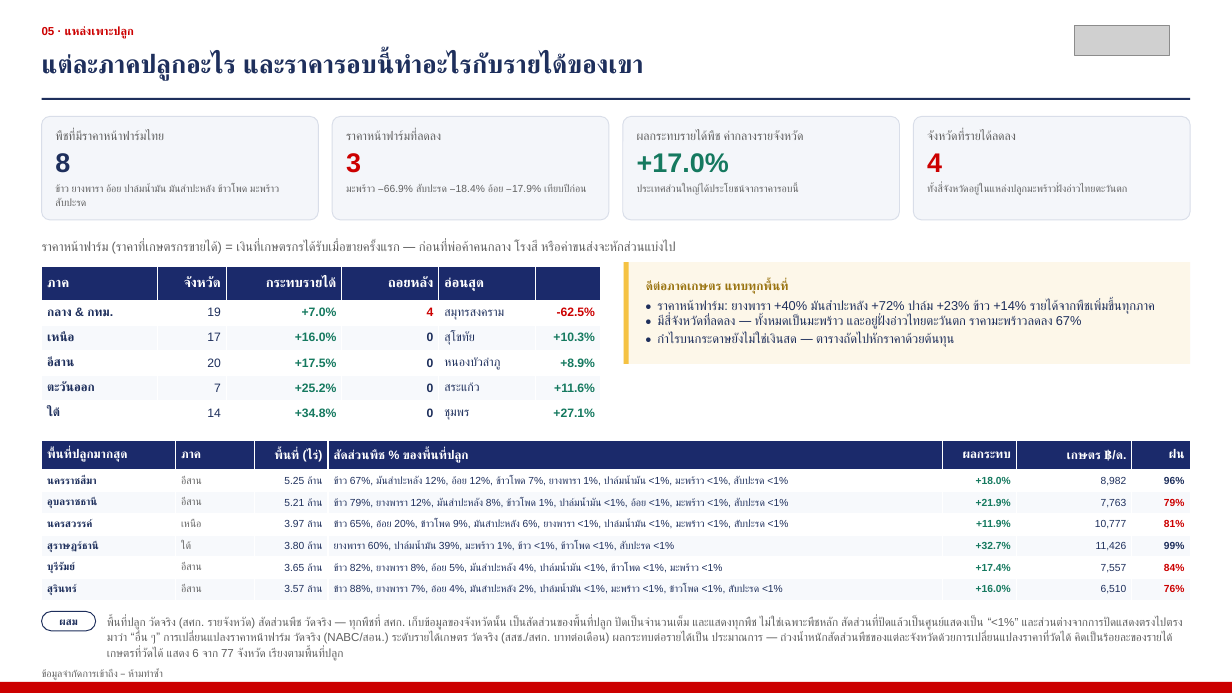
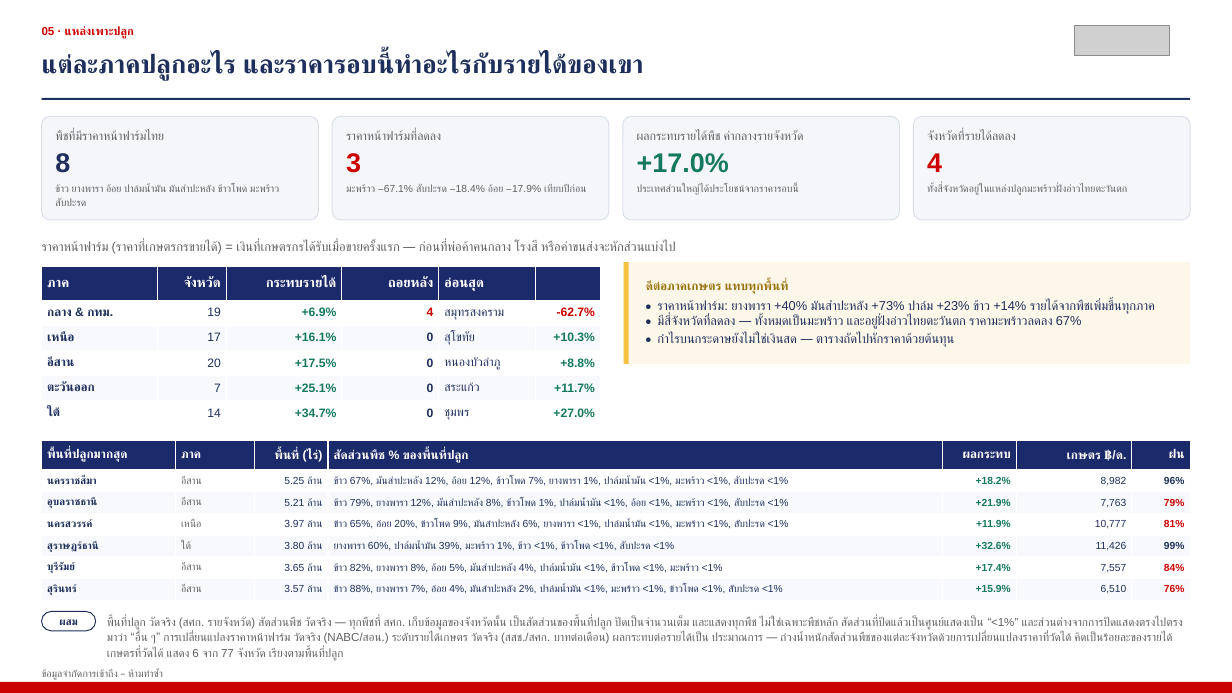
Before and after one commit to kaustavb2101/competitive-intel, a slide deck: slide 7 of docs/decks/mcom-2026-08-05-macro-TH.pptx. Drawn at 1232x693 pixels with LibreOffice and Linux fonts; fonts in the diff are those of the drawing; grey boxes stand for pictures. Boxes give left, top, right and bottom in pixels: in the first picture for what was removed or moved away, otherwise in the second. Text is boxed around its words. In the diff, an @@ line names an element or a change of style, - is before the commit and + after.

```diff
--- a/docs/decks/mcom-2026-08-05-macro-TH.pptx
+++ b/docs/decks/mcom-2026-08-05-macro-TH.pptx
@@ text at bbox=[346, 184, 587, 192]: text changed @@
-มะพร้าว −66.9% สับปะรด −18.4% อ้อย −17.9% เทียบปีก่อน
+มะพร้าว −67.1% สับปะรด −18.4% อ้อย −17.9% เทียบปีก่อน
@@ table at bbox=[42, 267, 601, 488] @@
-row 2, column 3: +7.0%
+row 2, column 3: +6.9%
-row 2, column 6: -62.5%
+row 2, column 6: -62.7%
-row 3, column 3: +16.0%
+row 3, column 3: +16.1%
-row 4, column 6: +8.9%
+row 4, column 6: +8.8%
-row 5, column 3: +25.2%
+row 5, column 3: +25.1%
-row 5, column 6: +11.6%
+row 5, column 6: +11.7%
-row 6, column 3: +34.8%
+row 6, column 3: +34.7%
-row 6, column 6: +27.1%
+row 6, column 6: +27.0%
@@ text at bbox=[657, 300, 1155, 347]: text changed @@
-• ราคาหน้าฟาร์ม: ยางพารา +40% มันสำปะหลัง +72% ปาล์ม +23% ข้าว +14% รายได้จากพืชเพิ่มขึ้นทุกภาค
-• มีสี่จังหวัดที่ลดลง — ทั้งหมดเป็นมะพร้าว และอยู่ฝั่งอ่าวไทยตะวันตก ราคามะพร้าวลดลง 67%
-• กำไรบนกระดาษยังไม่ใช่เงินสด — ตารางถัดไปหักราคาด้วยต้นทุน
+• ราคาหน้าฟาร์ม: ยางพารา +40% มันสำปะหลัง +73% ปาล์ม +23% ข้าว +14% รายได้จากพืชเพิ่มขึ้นทุกภาค
+• มีสี่จังหวัดที่ลดลง — ทั้งหมดเป็นมะพร้าว และอยู่ฝั่งอ่าวไทยตะวันตก ราคามะพร้าวลดลง 67%
+• กำไรบนกระดาษยังไม่ใช่เงินสด — ตารางถัดไปหักราคาด้วยต้นทุน
@@ table at bbox=[42, 441, 1190, 601] @@
-row 2, column 5: +18.0%
+row 2, column 5: +18.2%
-row 5, column 5: +32.7%
+row 5, column 5: +32.6%
-row 7, column 5: +16.0%
+row 7, column 5: +15.9%
```
Also in this commit, not shown: 6 other slides changed, 1 other file.
